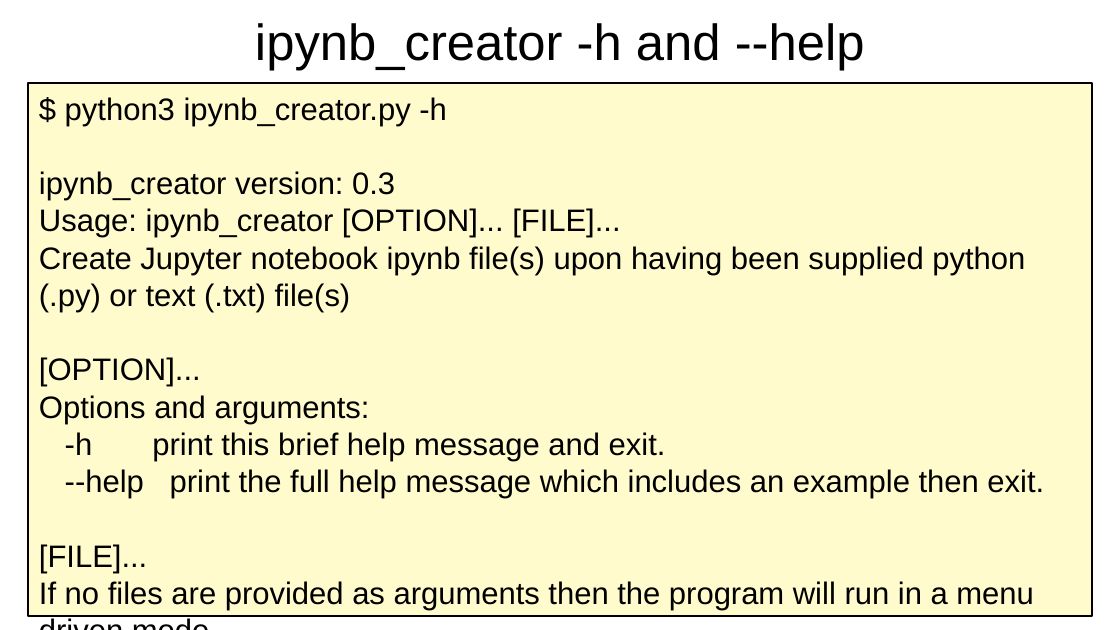
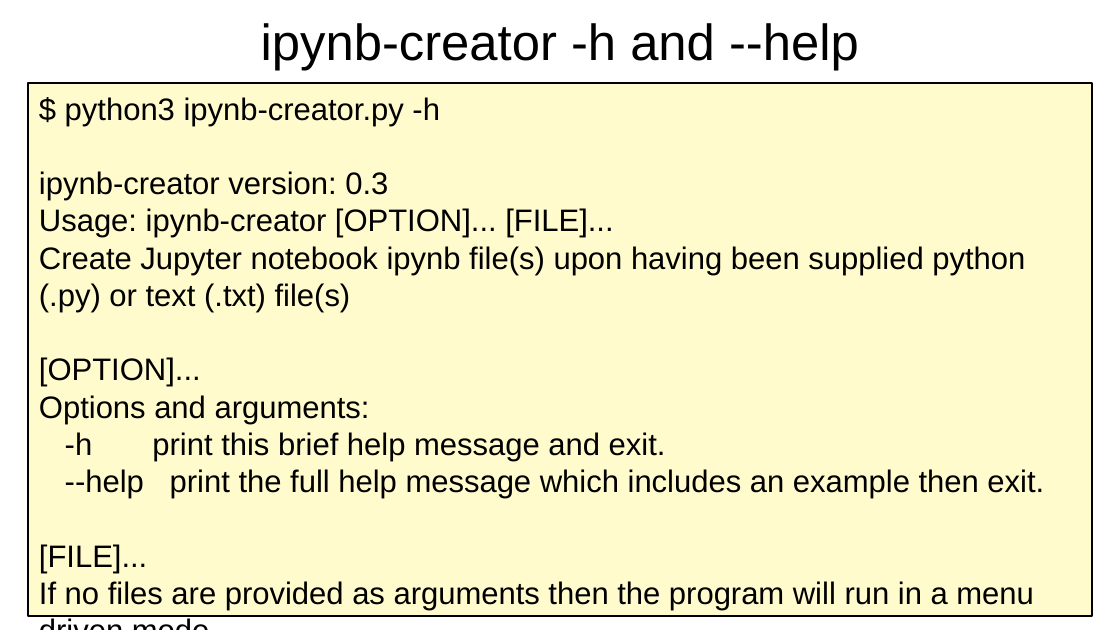
Before and after one commit to irsbugs/ipynb-creator, a slide deck: slide 17 of ipynb_creator_presentation.odp. Drawn at 1120x630 pixels with LibreOffice and Linux fonts; fonts in the diff are those of the drawing. Boxes give left, top, right and bottom in pixels: in the first picture for what was removed or moved away, otherwise in the second. Text is boxed around its words. In the diff, an @@ line names an element or a change of style, - is before the commit and + after.

```diff
--- a/ipynb_creator_presentation.odp
+++ b/ipynb_creator_presentation.odp
@@ title at (261,23,859,71): text changed @@
-ipynb_creator -h and --help
+ipynb-creator -h and --help
@@ text in rectangle at (39,97,613,238): text changed @@
-$ python3 ipynb_creator.py -h
-ipynb_creator version: 0.3
-Usage: ipynb_creator [OPTION]... [FILE]...
+$ python3 ipynb-creator.py -h
+ipynb-creator version: 0.3
+Usage: ipynb-creator [OPTION]... [FILE]...
```
Also in this commit, not shown: 13 other slides changed.
